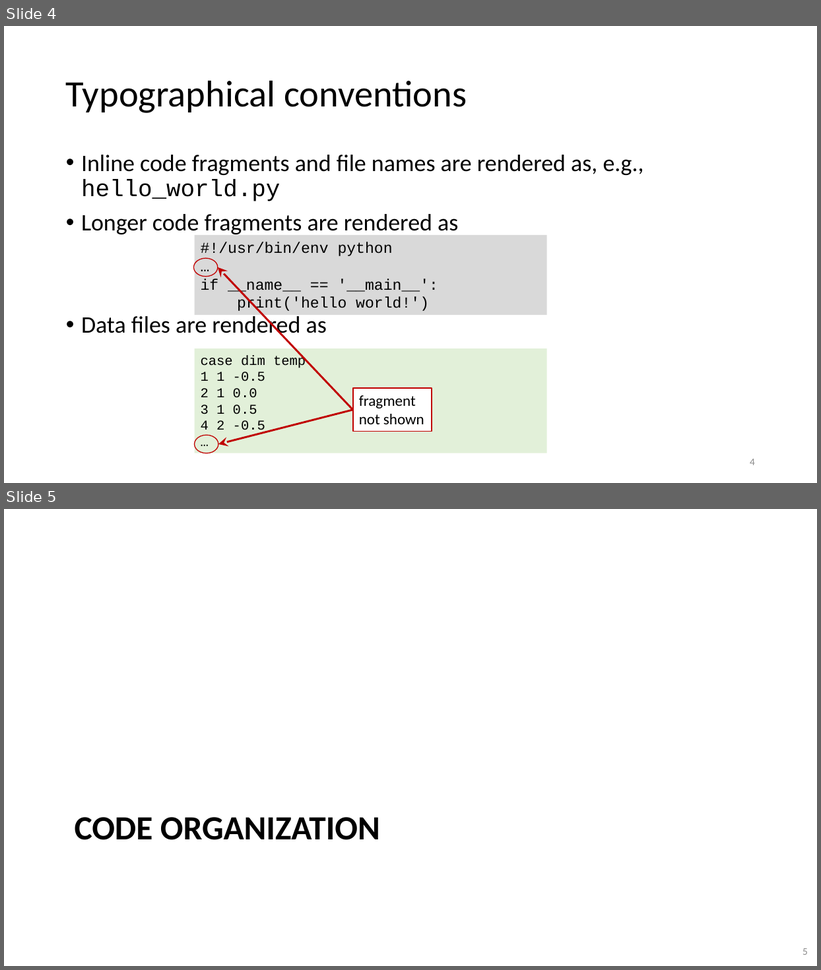
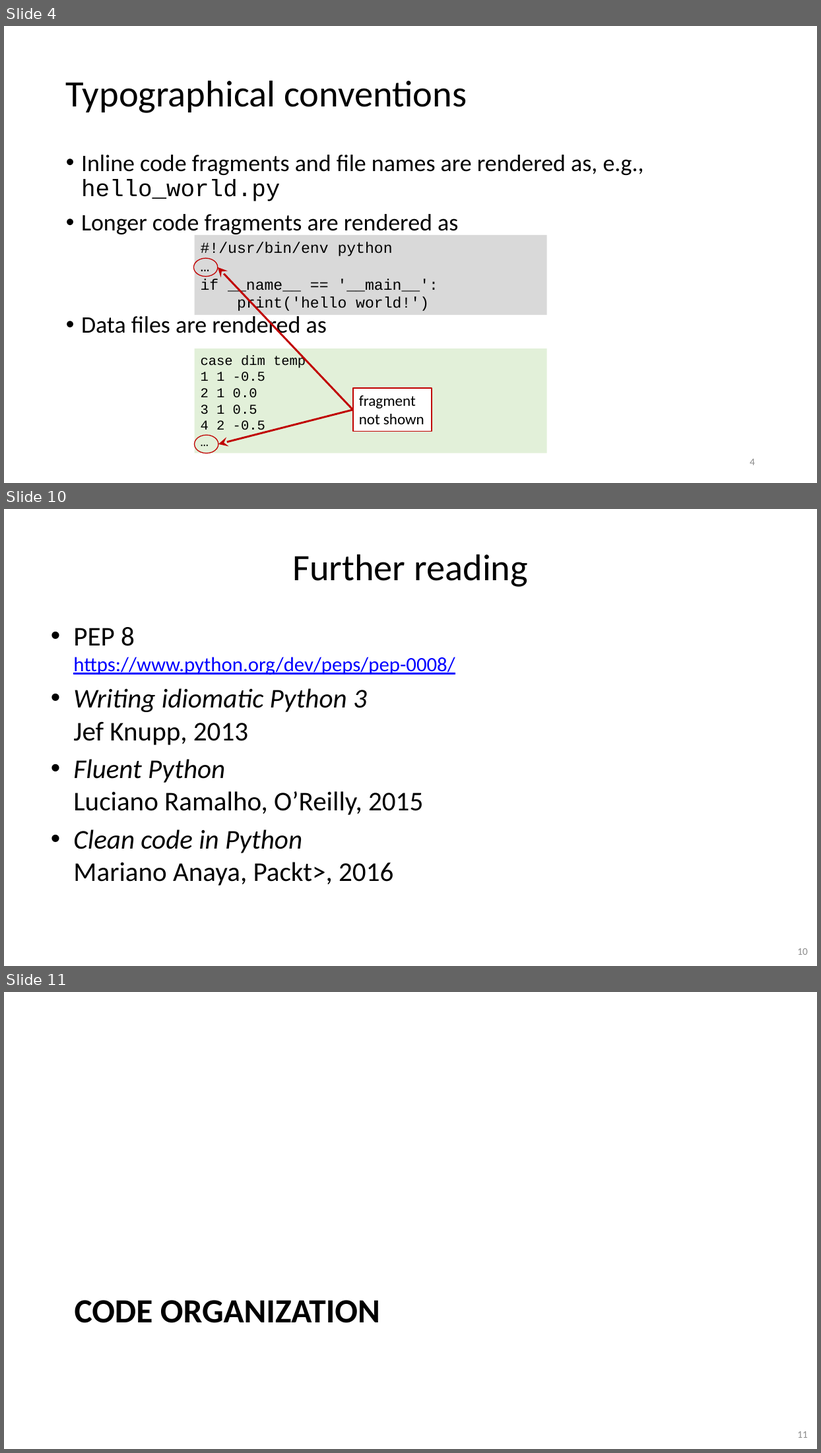
Before and after one commit to gjbex/Python-software-engineering, a slide deck: python_software_engineering.pptx. Shown one above the other, each under a label of ours: slides 4 and 5 before the commit, slides 4, 10 and 11 after it; the slides between them are not shown. The pictures are 821x970 and 821x1453 pixels, drawn with LibreOffice and Linux fonts; fonts in the diff are those of the drawing. Boxes give left, top, right and bottom in pixels: in the first picture for what was removed or moved away, otherwise in the second. Text is boxed around its words. In the diff, an @@ line names an element or a change of style, - is before the commit and + after.

```diff
--- a/python_software_engineering.pptx
+++ b/python_software_engineering.pptx
@@ slide 10 added at box(4, 509, 817, 966), background #FFFFFF @@
@@ title added at box(292, 554, 528, 587), 44 pt, text #000000 @@
+Further reading
@@ text added at box(73, 627, 455, 886), 32 pt, text #000000 @@
+• PEP 8
+  https://www.python.org/dev/peps/pep-0008/
+• Writing idiomatic Python 3
+  Jef Knupp, 2013
+• Fluent Python
+  Luciano Ramalho, O’Reilly, 2015
+• Clean code in Python
+  Mariano Anaya, Packt>, 2016
@@ page number added at box(797, 949, 808, 955), 12 pt, text #8C8C8C @@
+10
@@ what was slide 5 is now slide 11 @@
@@ page number at box(797, 1432, 808, 1438): text changed @@
-5
+11
```
Also in this commit, not shown: 3 slides changed, 6 other slides added.
